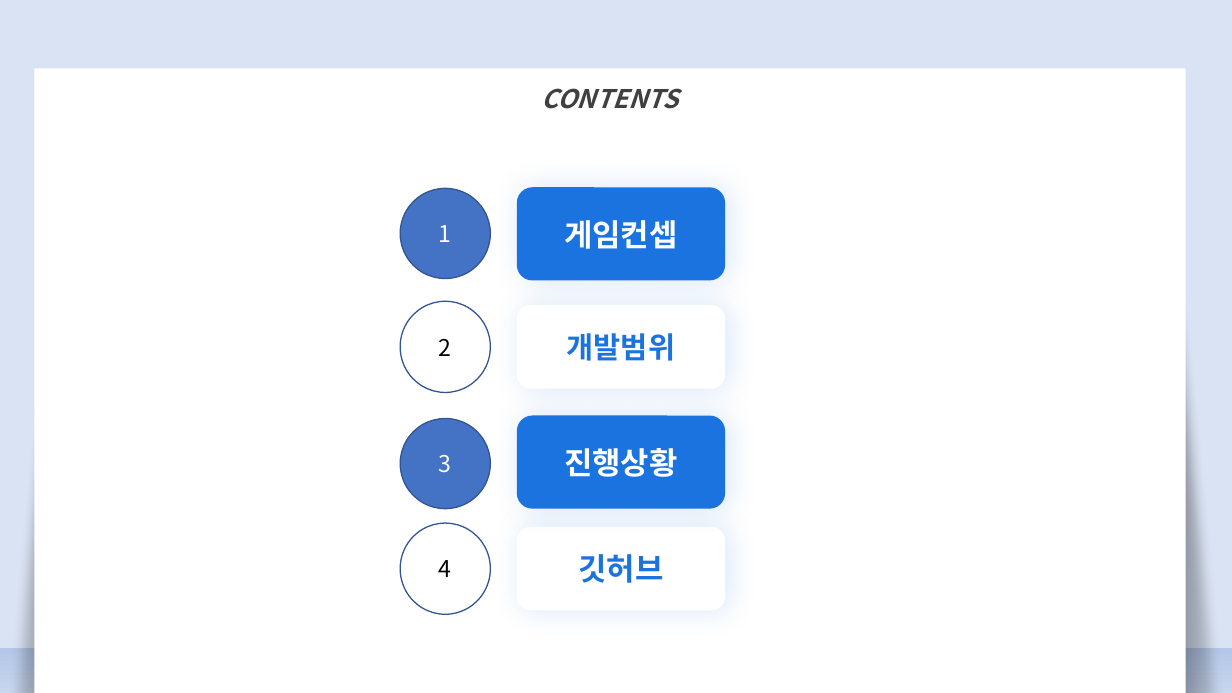
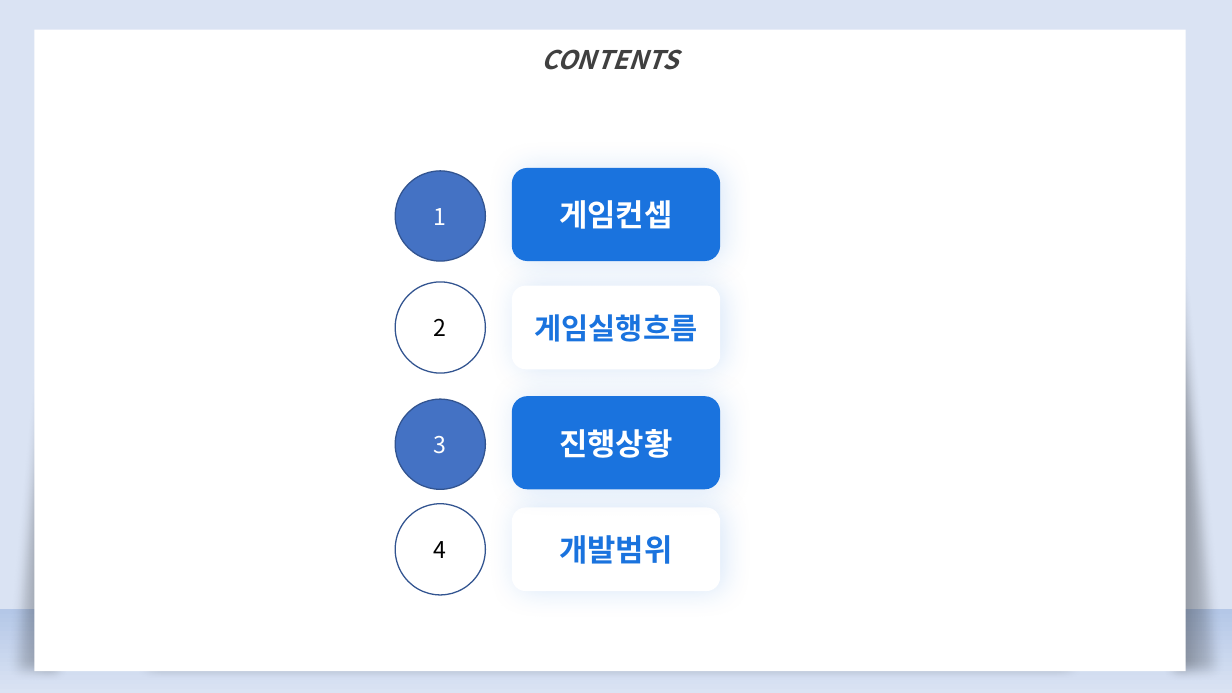
Before and after one commit to kimkyuhi/make-game, a slide deck: slide 2 of 발표/2DGP 게임 계획발표01.pptx. Drawn at 1232x693 pixels with LibreOffice and Linux fonts; fonts in the diff are those of the drawing. Boxes give left, top, right and bottom in pixels: in the first picture for what was removed or moved away, otherwise in the second. Text is boxed around its words. In the diff, an @@ line names an element or a change of style, - is before the commit and + after.

```diff
--- a/발표/2DGP 게임 계획발표01.pptx
+++ b/발표/2DGP 게임 계획발표01.pptx
@@ rounded rectangle added at (512,286,720,370), fill #FFFFFF, 23 pt, text #1A73DE, bold @@
+게임실행흐름
@@ 4 ellipses, 2 rounded rectangles: place and size @@
-4 ellipses, 2 rounded rectangles at (400,188,725,615)
+4 ellipses, 2 rounded rectangles at (396,168,720,595)
@@ rounded rectangle "개발범위": place and size @@
-rounded rectangle "개발범위" at (517,305,725,389)
+rounded rectangle "개발범위" at (512,507,720,592)
@@ rounded rectangle "개발범위" at (512,507,720,592): size 23 to 24 pt @@
@@ rounded rectangle removed at (517,527,725,611) @@
-깃허브
@@ 2 rectangles, 2 right triangles: place and size @@
-2 rectangles, 2 right triangles at (0,39,1232,693)
+2 rectangles, 2 right triangles at (0,0,1232,693)
```
Also in this commit, not shown: 4 other slides changed, 1 slide added, 1 slide removed, 3 other files.
